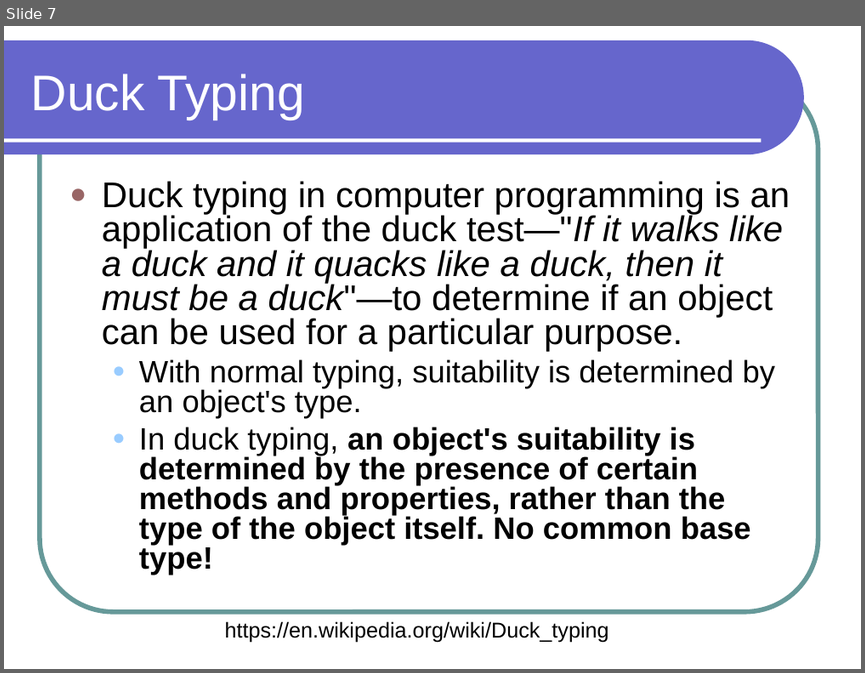
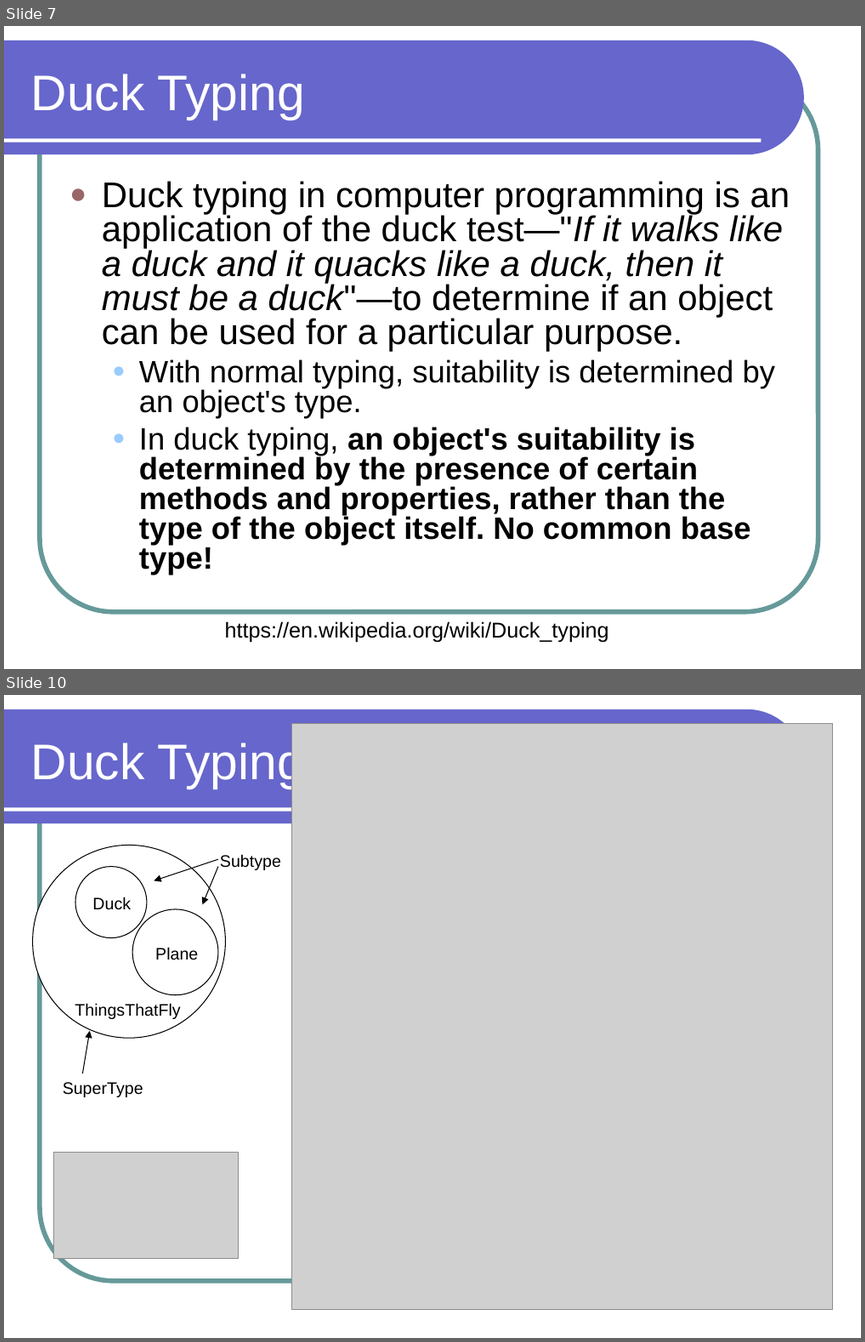
Before and after one commit to lutzhamel/CSC301, a slide deck: notes/csc301-ln019.ppt. Shown one above the other, each under a label of ours: slide 7 before the commit, slides 7 and 10 after it; the slides between them are not shown. The pictures are 865x673 and 865x1342 pixels, drawn with LibreOffice and Linux fonts; fonts in the diff are those of the drawing; grey boxes stand for pictures. Boxes give left, top, right and bottom in pixels: in the first picture for what was removed or moved away, otherwise in the second. Text is boxed around its words. In the diff, an @@ line names an element or a change of style, - is before the commit and + after.

```diff
--- a/notes/csc301-ln019.ppt
+++ b/notes/csc301-ln019.ppt
@@ slide 10 added at box(4, 695, 861, 1338), background #FFFFFF; not listed: 3 template elements that a slide beside it also shows @@
@@ title added at box(31, 739, 305, 789), 42 pt, text #FFFFFF @@
+Duck Typing
@@ picture added at box(292, 723, 833, 1309) @@
@@ ellipse added at box(32, 845, 225, 1038), fill #FFFFFF, outline #000000 0.74 pt @@
@@ ellipse added at box(75, 867, 146, 937), outline #000000 0.74 pt @@
@@ arrow added from (218, 860) to (154, 881), #000000 0.74 pt @@
@@ arrow added from (218, 867) to (203, 904), #000000 0.74 pt @@
@@ text added at box(220, 854, 281, 870), 14 pt, text #000000 @@
+Subtype
@@ text added at box(92, 896, 131, 910), 14 pt, text #000000 @@
+Duck
@@ ellipse added at box(132, 909, 218, 995), outline #000000 0.74 pt @@
@@ text added at box(155, 947, 198, 960), 14 pt, text #000000 @@
+Plane
@@ text added at box(75, 1003, 180, 1019), 14 pt, text #000000 @@
+ThingsThatFly
@@ arrow added from (83, 1074) to (90, 1031), #000000 0.74 pt @@
@@ text added at box(63, 1082, 143, 1097), 14 pt, text #000000 @@
+SuperType
@@ picture added at box(53, 1151, 238, 1258) @@
```
Also in this commit, not shown: 1 slide changed, 1 other slide added, 2 other files.
